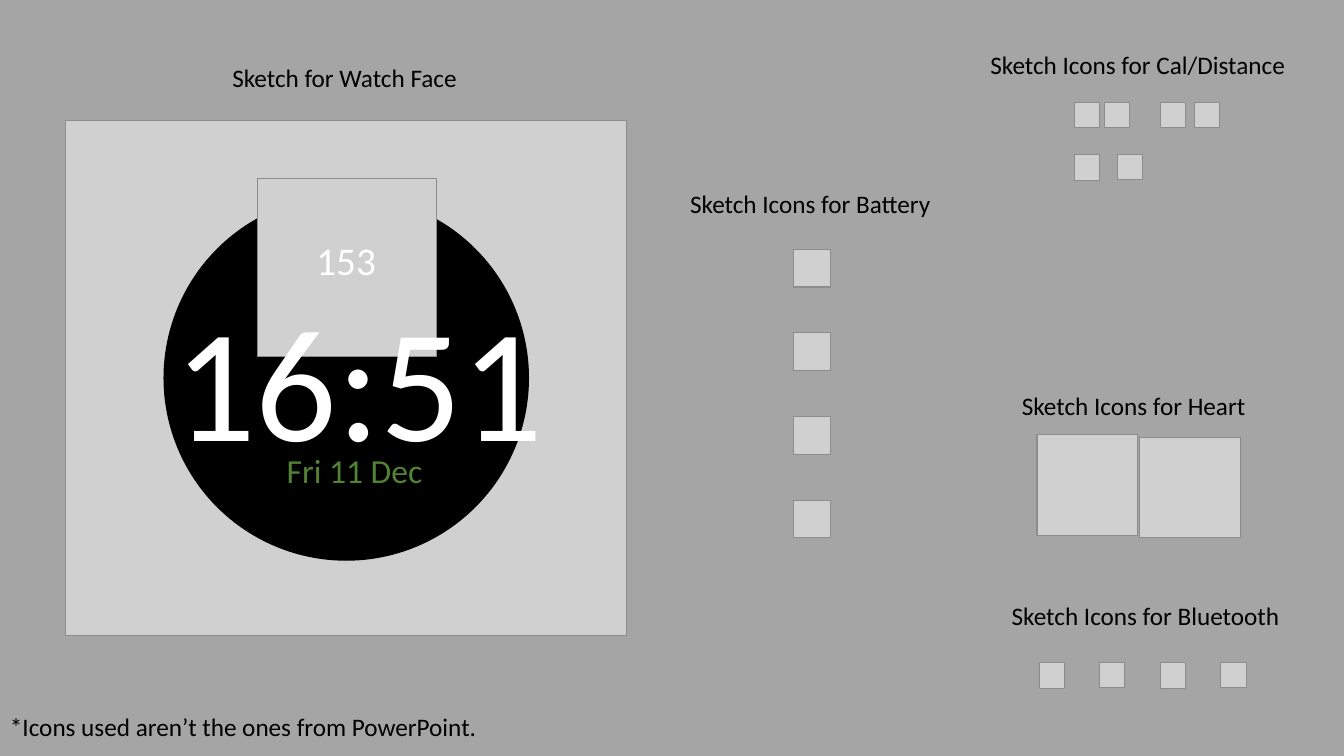
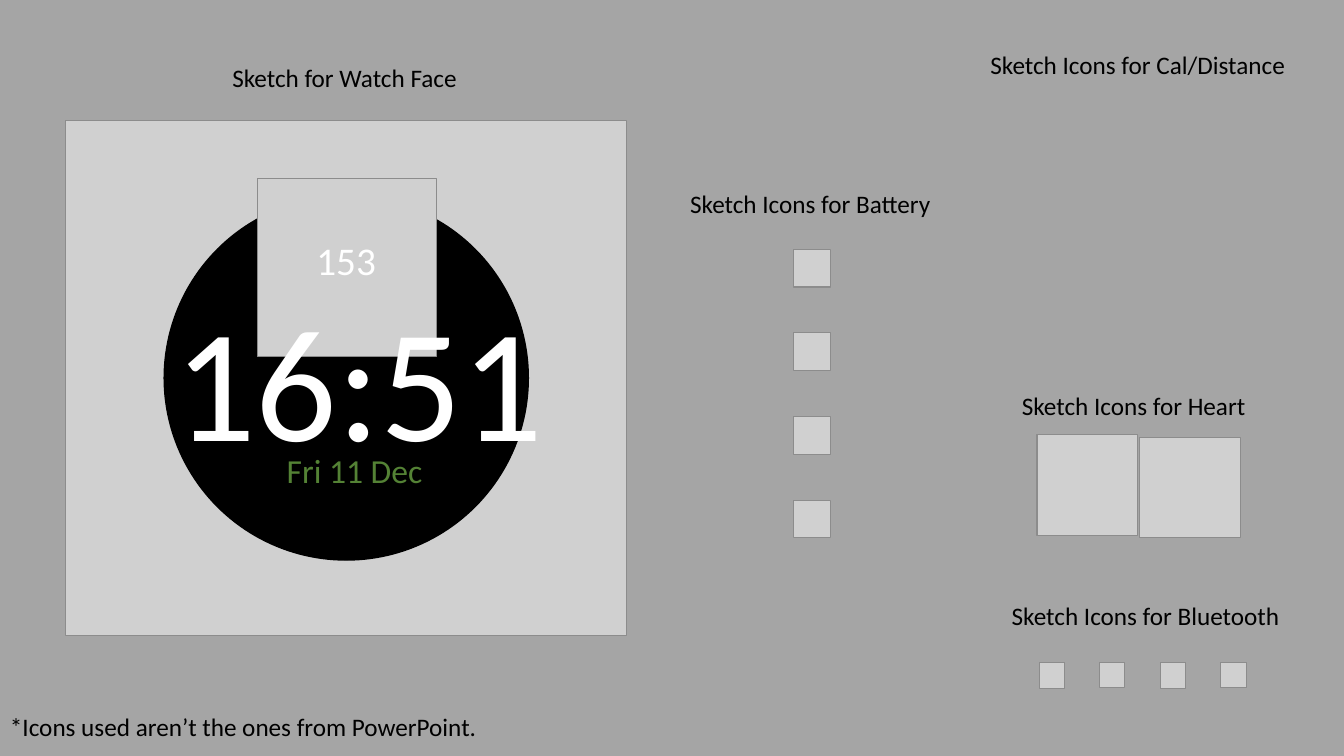
Before and after one commit to mtaulty/LightWatchFace, a slide deck: slide 1 of Design/Design.pptx. Drawn at 1344x756 pixels with LibreOffice and Linux fonts; fonts in the diff are those of the drawing; grey boxes stand for pictures; background and template pictures are left out. Boxes give left, top, right and bottom in pixels: in the first picture for what was removed or moved away, otherwise in the second. Text is boxed around its words. In the diff, an @@ line names an element or a change of style, - is before the commit and + after.

```diff
--- a/Design/Design.pptx
+++ b/Design/Design.pptx
@@ picture removed at (1075,103,1100,128) @@
@@ picture removed at (1105,102,1130,127) @@
@@ picture removed at (1160,103,1186,128) @@
@@ picture removed at (1195,102,1220,127) @@
@@ picture removed at (1075,155,1100,180) @@
@@ picture removed at (1117,154,1142,179) @@
```
Also in this commit, not shown: 14 other files.
